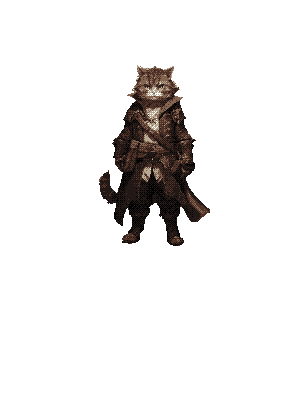
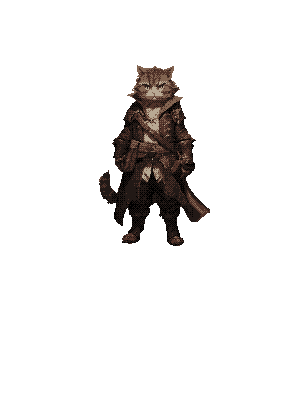
Layers edited between the first and the second 300 x 400 image:
painted on "레이어 1" over [134, 65, 193, 170]
